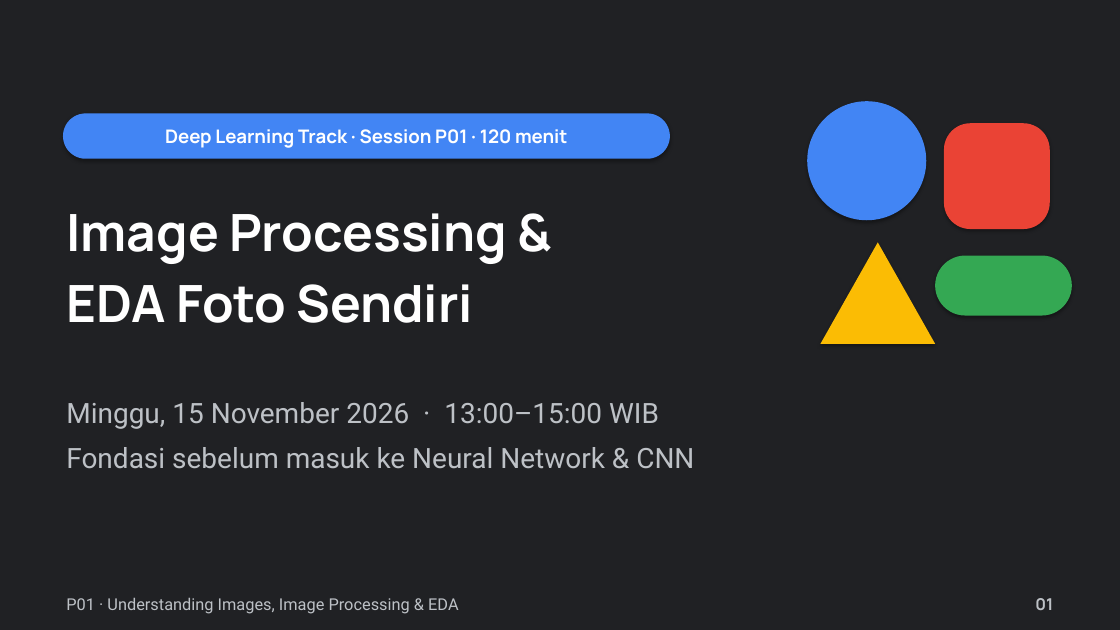
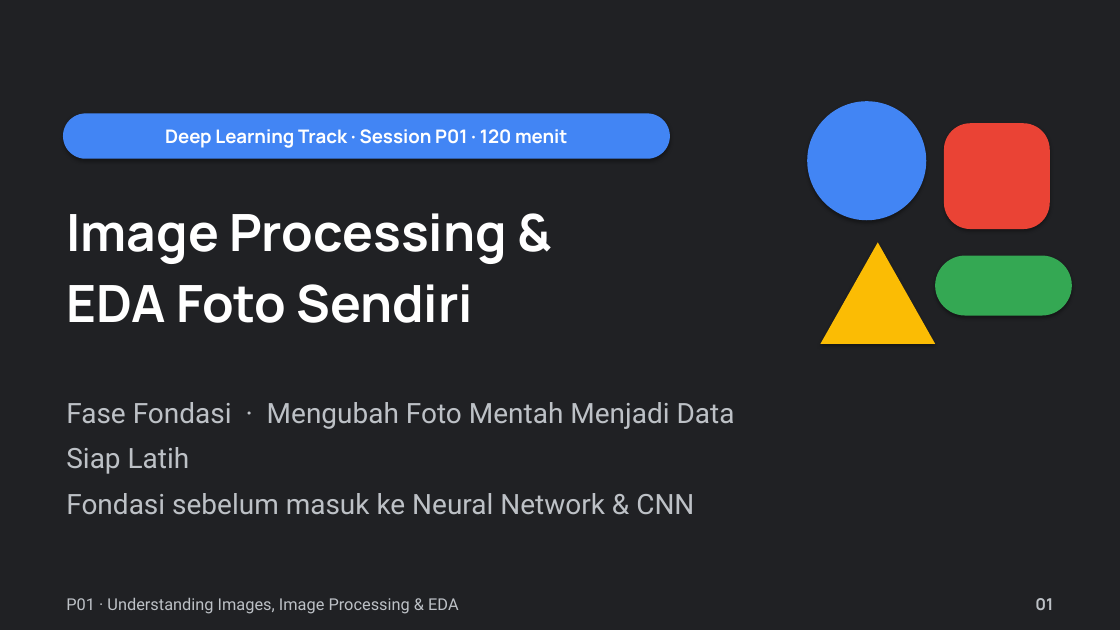
Before and after one commit to muhammadhaerul25/HaloTech-Private-DeepLearning, a slide deck: slide 1 of Materials/P01 - Understanding Images, Image Processing & EDA/P01 - Understanding Images, Image Processing & EDA.pptx. Drawn at 1120x630 pixels with LibreOffice and Linux fonts; fonts in the diff are those of the drawing. Boxes give left, top, right and bottom in pixels: in the first picture for what was removed or moved away, otherwise in the second. Text is boxed around its words. In the diff, an @@ line names an element or a change of style, - is before the commit and + after.

```diff
--- a/Materials/P01 - Understanding Images, Image Processing & EDA/P01 - Understanding Images, Image Processing & EDA.pptx
+++ b/Materials/P01 - Understanding Images, Image Processing & EDA/P01 - Understanding Images, Image Processing & EDA.pptx
@@ text at [66, 402, 735, 474]: text changed @@
-Minggu, 15 November 2026 · 13:00–15:00 WIB
+Fase Fondasi · Mengubah Foto Mentah Menjadi Data Siap Latih
```
Also in this commit, not shown: 17 other slides changed, 3 slides added, 18 other files.
